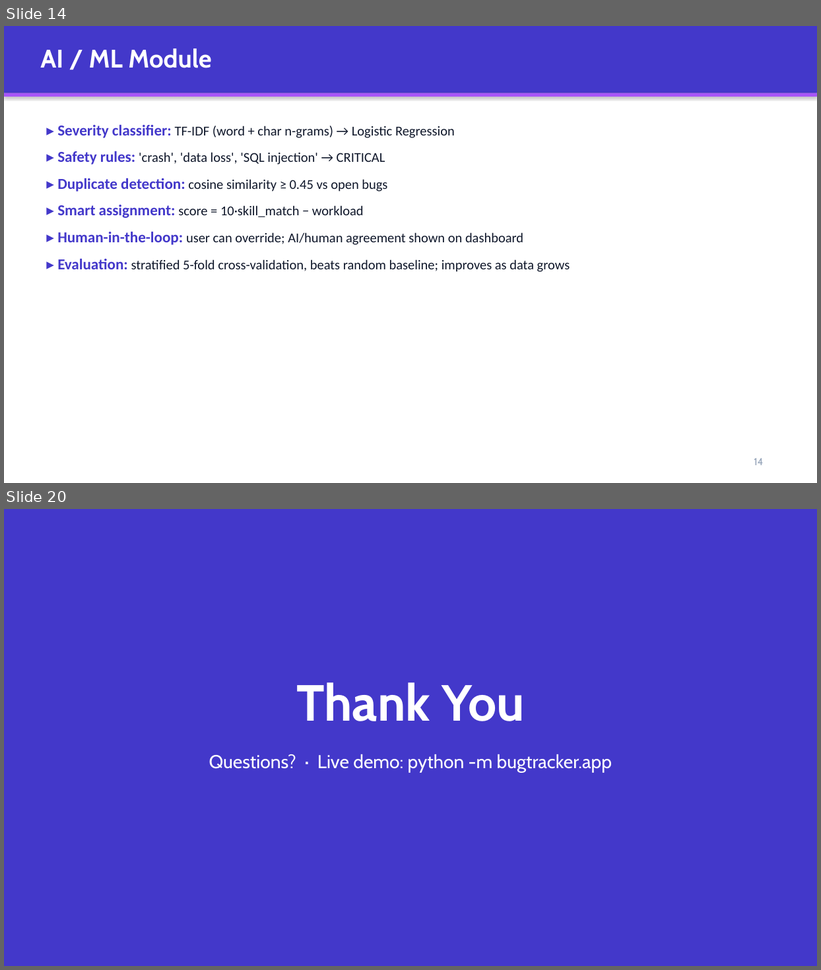
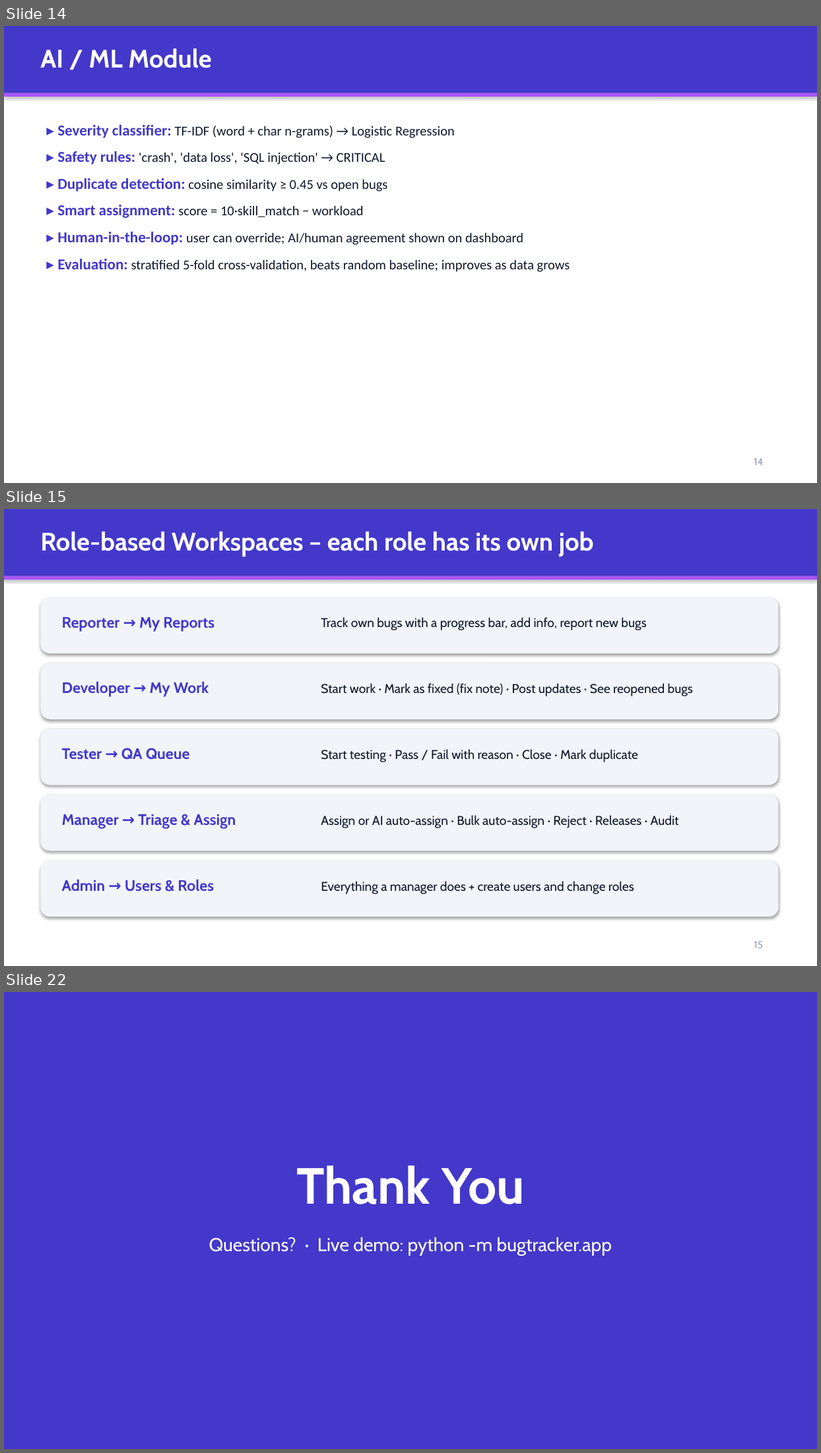
Before and after one commit to Shreya-Kumbar/NirBug--Software-Bug-Tracking-System-, a slide deck: docs/NirBug_Presentation.pptx. Shown one above the other, each under a label of ours: slides 14 and 20 before the commit, slides 14, 15 and 22 after it; the slides between them are not shown. The pictures are 821x970 and 821x1453 pixels, drawn with LibreOffice and Linux fonts; fonts in the diff are those of the drawing. Boxes give left, top, right and bottom in pixels: in the first picture for what was removed or moved away, otherwise in the second. Text is boxed around its words. In the diff, an @@ line names an element or a change of style, - is before the commit and + after.

Commit message:
Added more functionalities to roles

```diff
--- a/docs/NirBug_Presentation.pptx
+++ b/docs/NirBug_Presentation.pptx
@@ slide 15 added at <box>4,509,817,966</box>, background #FFFFFF @@
@@ rectangle added at <box>4,509,817,576</box>, fill #4338CA @@
@@ text added at <box>40,531,594,557</box>, 30 pt, text #FFFFFF, bold @@
+Role-based Workspaces – each role has its own job
@@ rectangle added at <box>4,576,817,580</box>, fill #A855F7 @@
@@ rounded rectangle added at <box>40,597,779,654</box>, fill #F1F5F9 @@
@@ text added at <box>62,617,215,632</box>, 18 pt, text #4338CA, bold @@
+Reporter → My Reports
@@ text added at <box>321,617,646,630</box>, 15 pt, text #0F172A @@
+Track own bugs with a progress bar, add info, report new bugs
@@ rounded rectangle added at <box>40,663,779,720</box>, fill #F1F5F9 @@
@@ text added at <box>62,681,209,697</box>, 18 pt, text #4338CA, bold @@
+Developer → My Work
@@ text added at <box>321,683,693,696</box>, 15 pt, text #0F172A @@
+Start work · Mark as fixed (fix note) · Post updates · See reopened bugs
@@ rounded rectangle added at <box>40,729,779,786</box>, fill #F1F5F9 @@
@@ text added at <box>62,748,190,760</box>, 18 pt, text #4338CA, bold @@
+Tester → QA Queue
@@ text added at <box>321,749,638,762</box>, 15 pt, text #0F172A @@
+Start testing · Pass / Fail with reason · Close · Mark duplicate
@@ rounded rectangle added at <box>40,795,779,851</box>, fill #F1F5F9 @@
@@ text added at <box>62,815,236,829</box>, 18 pt, text #4338CA, bold @@
+Manager → Triage & Assign
@@ text added at <box>321,815,679,828</box>, 15 pt, text #0F172A @@
+Assign or AI auto-assign · Bulk auto-assign · Reject · Releases · Audit
@@ rounded rectangle added at <box>40,861,779,917</box>, fill #F1F5F9 @@
@@ text added at <box>62,879,214,892</box>, 18 pt, text #4338CA, bold @@
+Admin → Users & Roles
@@ text added at <box>321,881,634,894</box>, 15 pt, text #0F172A @@
+Everything a manager does + create users and change roles
@@ text added at <box>754,941,763,949</box>, 12 pt, text #94A3B8 @@
+15
@@ what was slide 20 is now slide 22 @@
```
Also in this commit, not shown: 7 slides changed, 1 other slide added, 37 other files.
